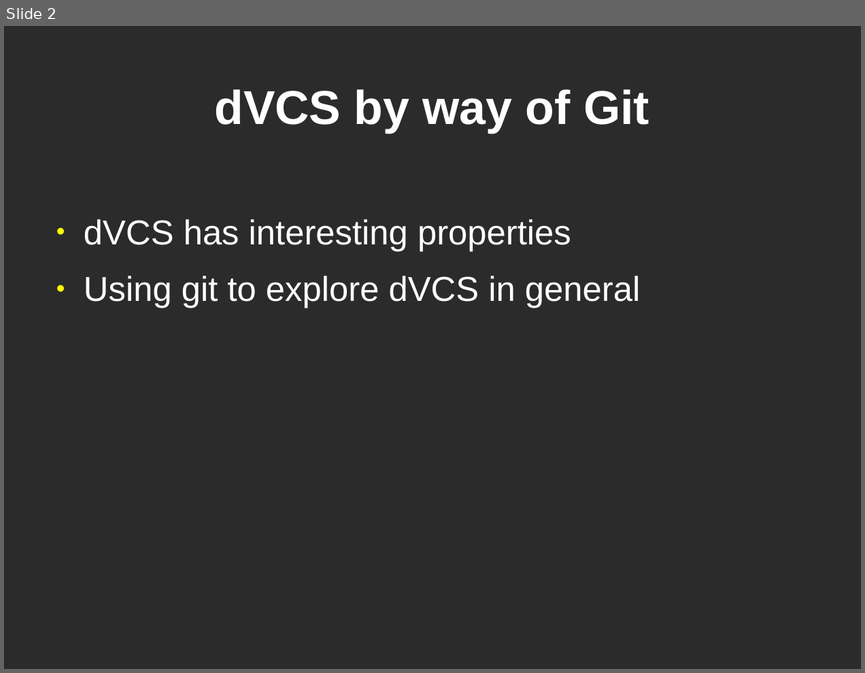
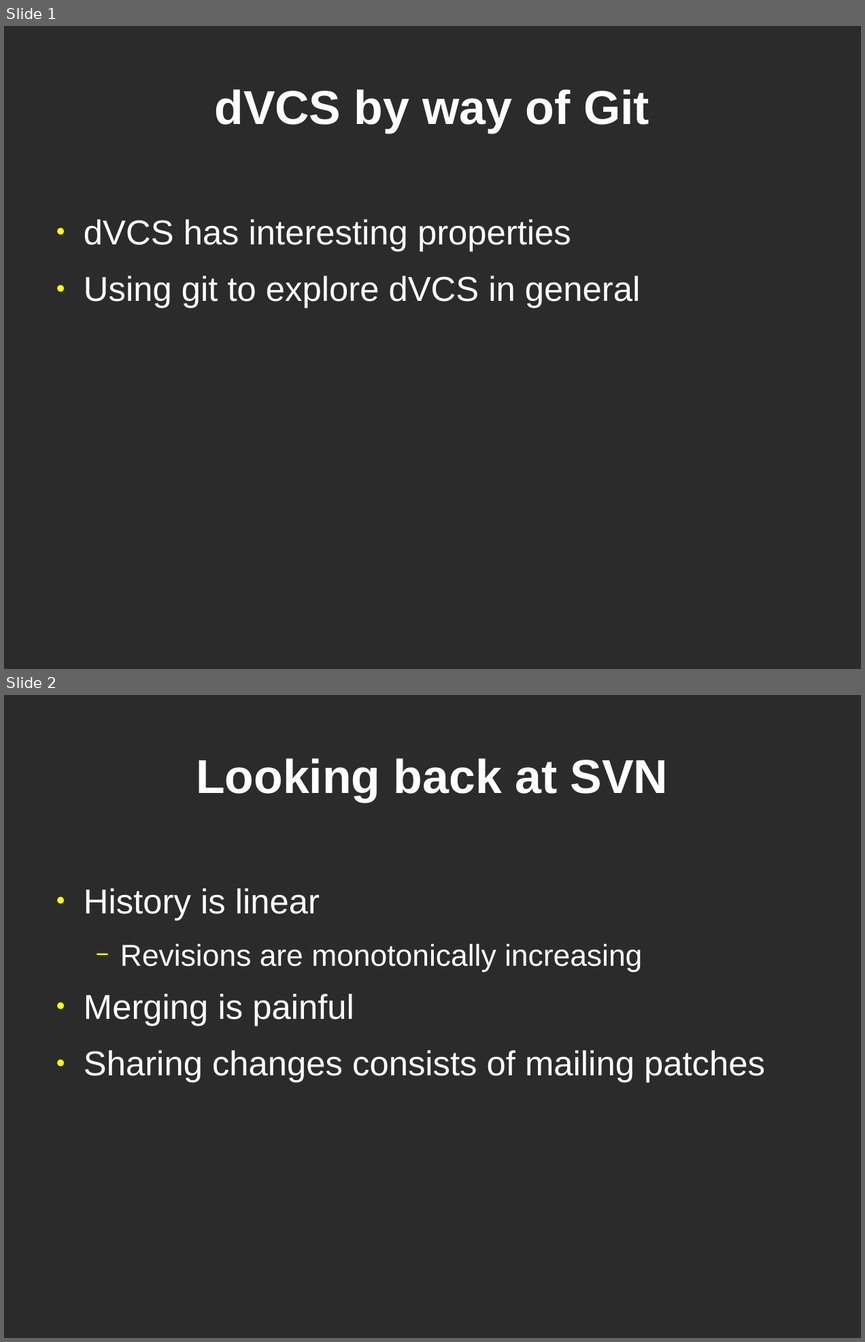
Before and after one commit to bjc/dvcs-git-slides, a slide deck: git.odp. Shown one above the other, each under a label of ours: slide 2 before the commit, slides 1 and 2 after it. The pictures are 865x673 and 865x1342 pixels, drawn with LibreOffice and Linux fonts; fonts in the diff are those of the drawing; background and template pictures are left out; a plain dark background stands for a picture behind light text. Boxes give left, top, right and bottom in pixels: in the first picture for what was removed or moved away, otherwise in the second. Text is boxed around its words. In the diff, an @@ line names an element or a change of style, - is before the commit and + after.

```diff
--- a/git.odp
+++ b/git.odp
@@ slide 2 added at (4, 695, 861, 1338), background picture (left out) @@
@@ title added at (196, 758, 668, 802), 44 pt, text #FFFFFF, bold @@
+Looking back at SVN
@@ text added at (84, 888, 765, 1083), 32 pt, text #FFFFFF @@
+● History is linear
+  − Revisions are monotonically increasing
+● Merging is painful
+● Sharing changes consists of mailing patches
@@ what was slide 2 is now slide 1 @@
```
Also in this commit, not shown: 10 other slides added, 1 slide removed.
